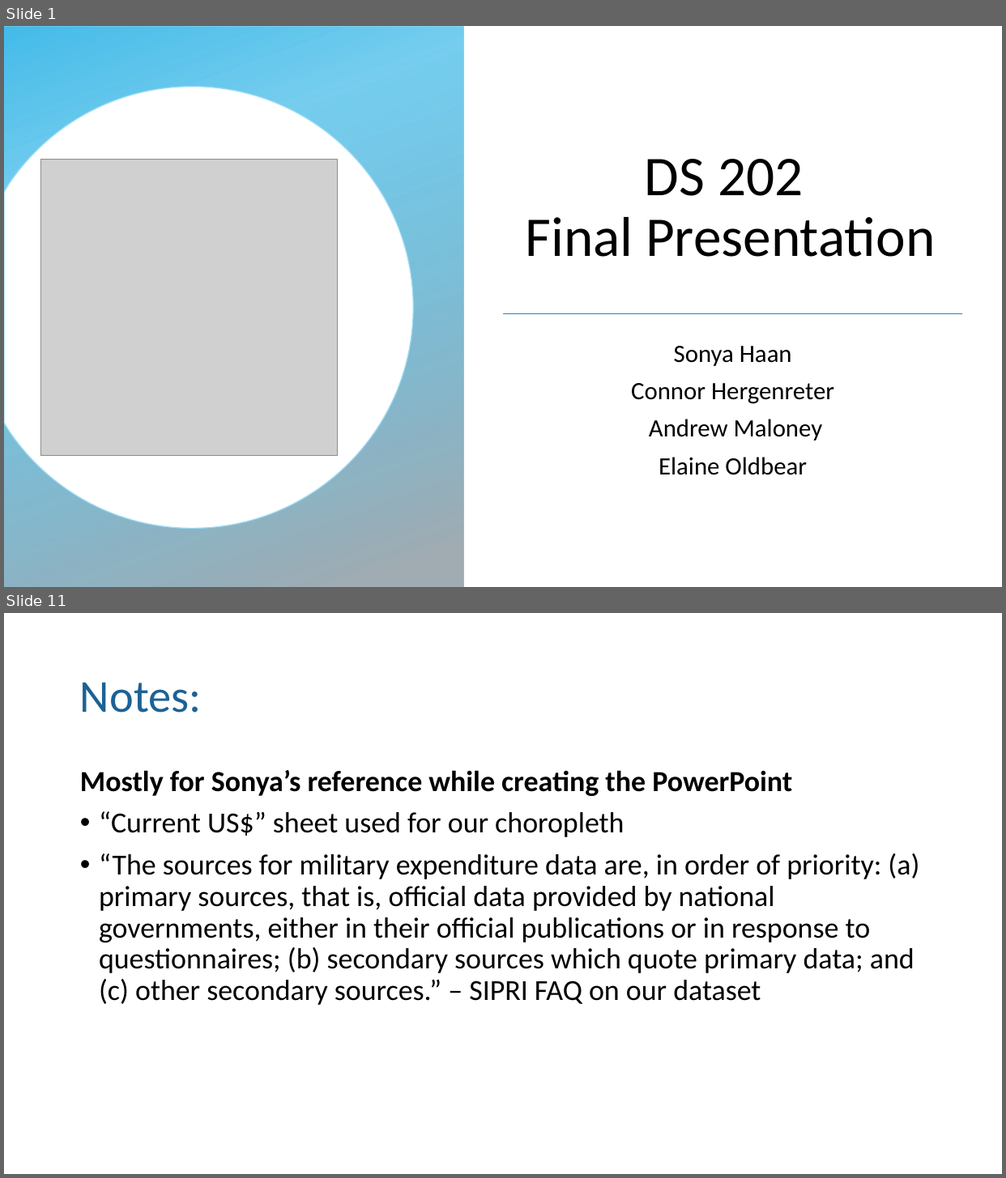
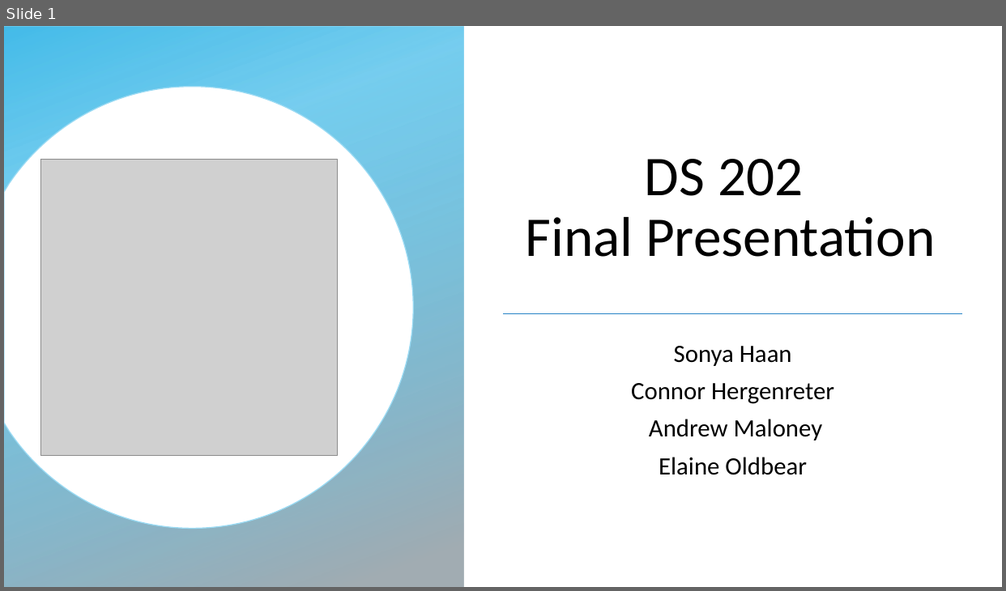
Before and after one commit to xazip/ds202_Final_Project, a slide deck: DS 202 Final Presentation.pptx. Shown one above the other, each under a label of ours: slides 1 and 11 before the commit, slide 1 after it; the slides between them are not shown. The pictures are 1006x1178 and 1006x591 pixels, drawn with LibreOffice and Linux fonts; fonts in the diff are those of the drawing; grey boxes stand for pictures; background and template pictures are left out. Boxes give left, top, right and bottom in pixels: in the first picture for what was removed or moved away, otherwise in the second. Text is boxed around its words. In the diff, an @@ line names an element or a change of style, - is before the commit and + after.

Commit message:
Updated PowerPoint, still a work in progress

```diff
--- a/DS 202 Final Presentation.pptx
+++ b/DS 202 Final Presentation.pptx
@@ slide 11 removed at (4, 613, 1002, 1174), background #FFFFFF @@
@@ title removed at (80, 682, 202, 713) @@
-Notes:
@@ text removed at (80, 770, 919, 1005) @@
-Mostly for Sonya’s reference while creating the PowerPoint
-• “Current US$” sheet used for our choropleth
-• “The sources for military expenditure data are, in order of priority: (a) primary sources, that is, official data provided by national governments, either in their official publications or in response to questionnaires; (b) secondary sources which quote primary data; and (c) other secondary sources.” – SIPRI FAQ on our dataset
```
Also in this commit, not shown: 4 slides changed, 11 slides added, 7 other slides removed.
